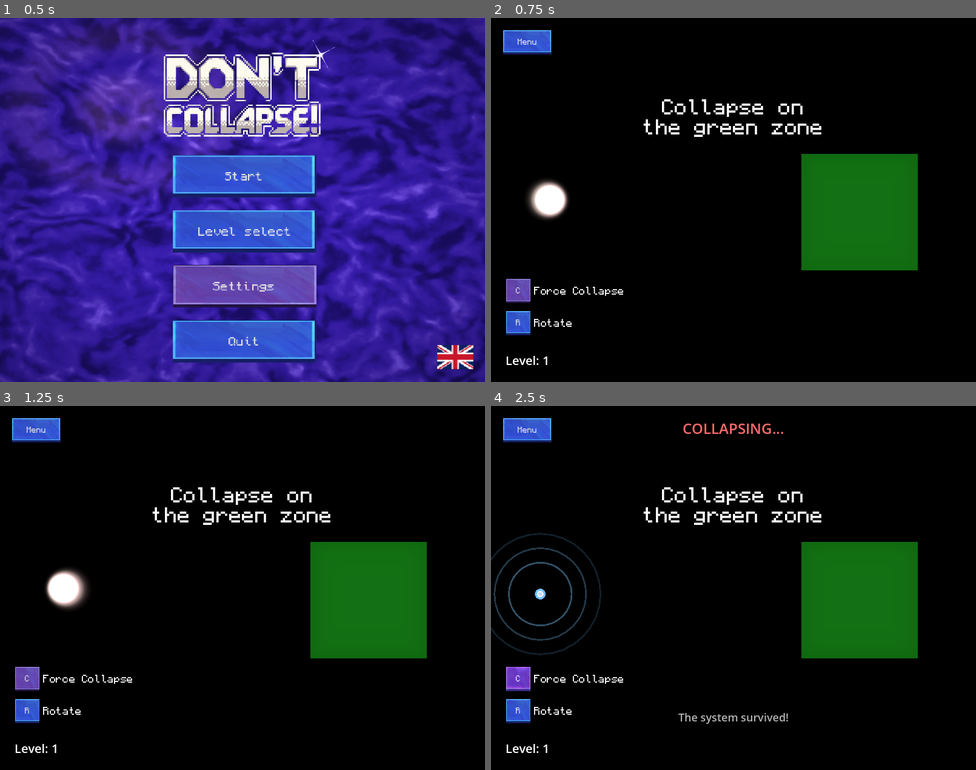
Above: before the commit, frames 1-4 (two rows, left to right).
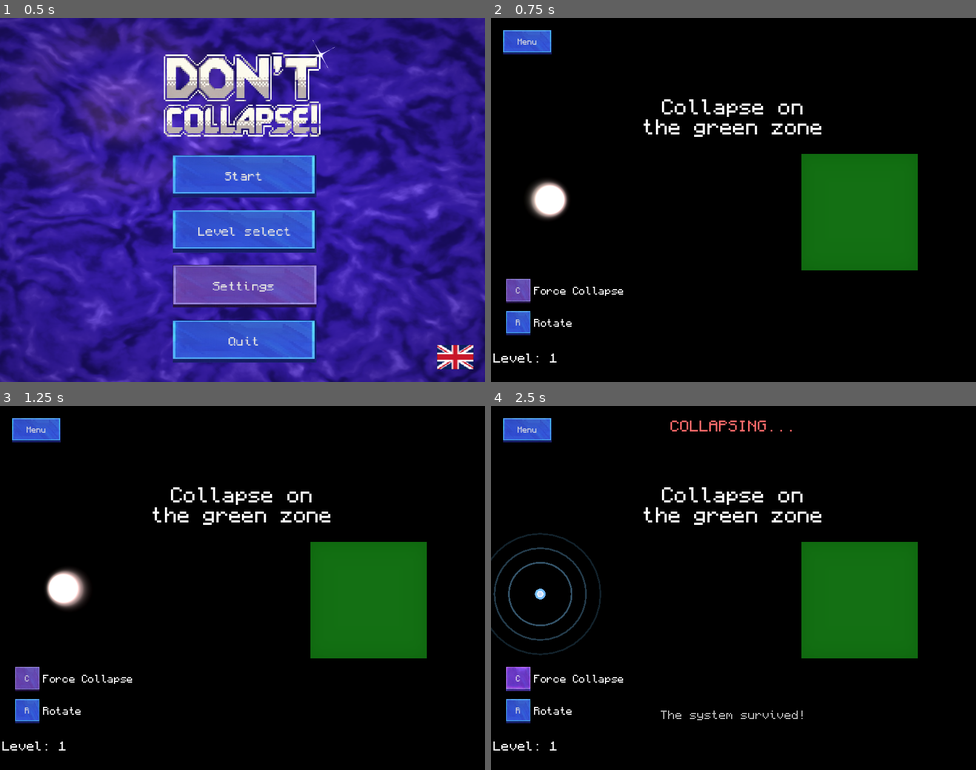
Above: after the commit, the same moments.

Repository: magnoint13/brinqo-2026
Game: Godot game, scene res://ui/MainMenu.tscn
Same seed, same stepped clock (60 frames per second), same inputs: the game is played once before the commit and once after it. Video files are missing from this copy of the repository; at most half a second of black plays in their place. Sound files missing from this copy of the repository are replaced by a short silence.
Inputs:
- Up to frame 1 (0.5 s): no input
- Up to frame 2 (0.75 s): click "Start" at 0.5 s
- Up to frame 3 (1.25 s): no input
- Up to frame 4 (2.5 s): click "R" at 1.25 s; click "C" at 2 s

Frame 1 is identical in both runs. In frame 2, 0.2% of the frame differs, in the area x 0-14%, y 92-96%; in frame 3, 0.2%; in frame 4, 0.9%, in the area x 0-65%, y 4-96%.

Commit message:
fuente consistente

Diff:
--- a/project.godot
+++ b/project.godot
@@ -29,6 +29,10 @@
 window/size/viewport_width=800
 window/size/viewport_height=600
 window/stretch/mode="canvas_items"
+
+[gui]
+
+theme/custom_font="uid://x3fb15mhp08b"
 
 [input]
 
